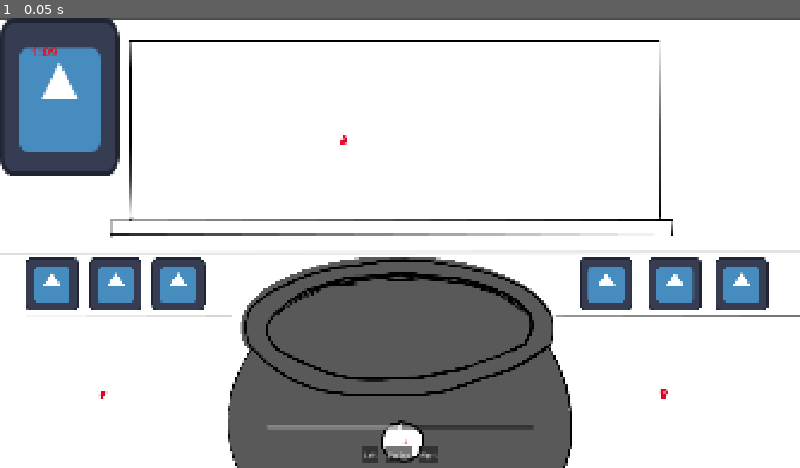
Above: before the commit, frame 1.
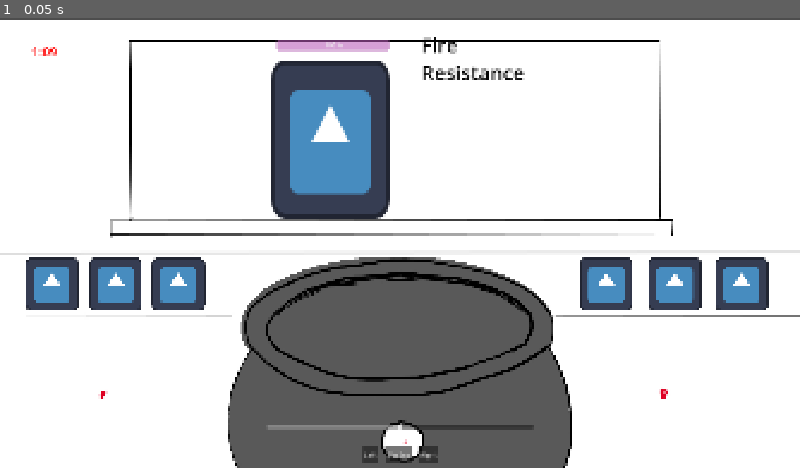
Above: after the commit, the same moment.

Repository: Eko199/Sugaming-Game-Jam-2026
Game: Godot game, scene res://main.tscn
Same seed, same stepped clock (60 frames per second), same inputs: the game is played once before the commit and once after it. The engine's default icon, where the game draws it, is replaced by a stand-in: a white triangle on a blue panel in a dark square.
Inputs:
- Up to frame 1 (0.05 s): no input

The runs differ from the first frame. In frame 1, 11% of the frame differs, in the area x 0-66%, y 0-45%.

Commit message:
Customer demo

Diff:
--- a/globals/constants.gd
+++ b/globals/constants.gd
@@ -43,7 +43,7 @@
 const ROUND_TIME: int = 300
 const PATIENCE_MIN: int = 20
 const PATIENCE_MAX: int = 50
-## Seconds between one customer leaving and the next arriving
-const CUSTOMER_GAP: float = 1.5
-## Higher = recipes far from the current difficulty are rarer
+const CUSTOMER_GAP: float = 1.0
 const RECIPE_DIFFICULTY_FALLOFF: float = 2.0
+## Minimum weight for recipes easier than the current difficulty (the current one has weight 1.0)
+const EASY_RECIPE_MIN_WEIGHT: float = 0.35
--- a/main.gd
+++ b/main.gd
@@ -18,19 +18,19 @@
 
 func _spawn_customer() -> void:
 	var progress: float = round_progress()
-	# The first customer is the tutorial and always wants the first recipe
 	var recipe: Cons.RECIPE = 0 as Cons.RECIPE if customers_spawned == 0 else _pick_recipe(progress)
 	var patience: float = lerpf(Cons.PATIENCE_MAX, Cons.PATIENCE_MIN, progress)
 	customers_spawned += 1
 	customer.arrive(recipe, patience)
 
-## Recipes with a higher index are harder. Early on the easy ones are most likely,
-## and the likely difficulty moves up as the round goes on.
 func _pick_recipe(progress: float) -> Cons.RECIPE:
 	var target: float = progress * (Cons.RECIPE.size() - 1)
 	var weights: PackedFloat32Array = []
 	for i: int in Cons.RECIPE.size():
-		weights.append(1.0 / pow(1.0 + absf(i - target), Cons.RECIPE_DIFFICULTY_FALLOFF))
+		var weight: float = 1.0 / pow(1.0 + absf(i - target), Cons.RECIPE_DIFFICULTY_FALLOFF)
+		# Easier recipes never fully disappear later in the round
+		if i <= target: weight = maxf(weight, Cons.EASY_RECIPE_MIN_WEIGHT)
+		weights.append(weight)
 	return rng.rand_weighted(weights) as Cons.RECIPE
 
 func _on_customer_left(_customer: Customer, _served: bool) -> void:
--- a/main.tscn
+++ b/main.tscn
@@ -85,3 +85,7 @@
 offset_bottom = 907.0
 
 [node name="Customer" parent="." unique_id=637699539 instance=ExtResource("6_7mycd")]
+offset_left = 650.0
+offset_top = 101.0
+offset_right = 936.0
+offset_bottom = 482.0
--- a/potion_making/customer.gd
+++ b/potion_making/customer.gd
@@ -6,12 +6,12 @@
 
 @onready var timer: Timer = $Timer
 @onready var request_label: RichTextLabel = $RichTextLabel
+@onready var progress_bar: ProgressBar = $ProgressBar
 
 func _ready() -> void:
 	Event.potion_served.connect(_on_potion_served)
 	hide()
 
-## Called by the spawner in main.gd
 func arrive(recipe: Cons.RECIPE, patience_time: float) -> void:
 	wanted = recipe
 	patience = patience_time
@@ -25,6 +25,10 @@
 	hide()
 	Event.customer_left.emit(self, served)
 
+func _process(_delta: float) -> void:
+	progress_bar.max_value = patience
+	progress_bar.value = timer.time_left
+
 func _on_potion_served(result: Dictionary) -> void:
 	if not visible: return
 	leave(result.success and result.recipe_id == wanted)
--- a/potion_making/customer.tscn
+++ b/potion_making/customer.tscn
@@ -2,6 +2,18 @@
 
 [ext_resource type="Texture2D" uid="uid://2c6dp0q3oc20" path="res://icon.svg" id="1_ot4or"]
 [ext_resource type="Script" uid="uid://bfjgopvcextfi" path="res://potion_making/customer.gd" id="2_4sc2f"]
+
+[sub_resource type="StyleBoxFlat" id="StyleBoxFlat_4sc2f"]
+content_margin_left = 2.0
+content_margin_top = 2.0
+content_margin_right = 2.0
+content_margin_bottom = 2.0
+bg_color = Color(1, 0.4745098, 1, 0.4)
+corner_radius_top_left = 6
+corner_radius_top_right = 6
+corner_radius_bottom_right = 6
+corner_radius_bottom_left = 6
+corner_detail = 6
 
 [node name="Customer" type="TextureRect" unique_id=637699539]
 offset_right = 286.0
@@ -14,11 +26,23 @@
 layout_mode = 0
 offset_left = 361.0
 offset_top = -70.0
-offset_right = 628.0
+offset_right = 641.0
 offset_bottom = 28.0
+theme_override_colors/default_color = Color(0, 0, 0, 1)
+theme_override_font_sizes/normal_font_size = 48
 bbcode_enabled = true
+text = "I want"
+fit_content = true
 
 [node name="Timer" type="Timer" parent="." unique_id=1589425296]
 one_shot = true
 
+[node name="ProgressBar" type="ProgressBar" parent="." unique_id=1651688127]
+layout_mode = 0
+offset_left = 14.0
+offset_top = -50.0
+offset_right = 285.0
+offset_bottom = -23.0
+theme_override_styles/fill = SubResource("StyleBoxFlat_4sc2f")
+
 [connection signal="timeout" from="Timer" to="." method="_on_timer_timeout"]
--- a/potion_making/ingredient.gd
+++ b/potion_making/ingredient.gd
@@ -36,7 +36,6 @@
 	return self
 
 func _notification(what: int) -> void:
-	# DRAG_END is sent to every Control, so only react if this item was the one dragged
 	if what == NOTIFICATION_DRAG_END and is_dragging:
 		is_dragging = false
 		if not is_drag_successful():
